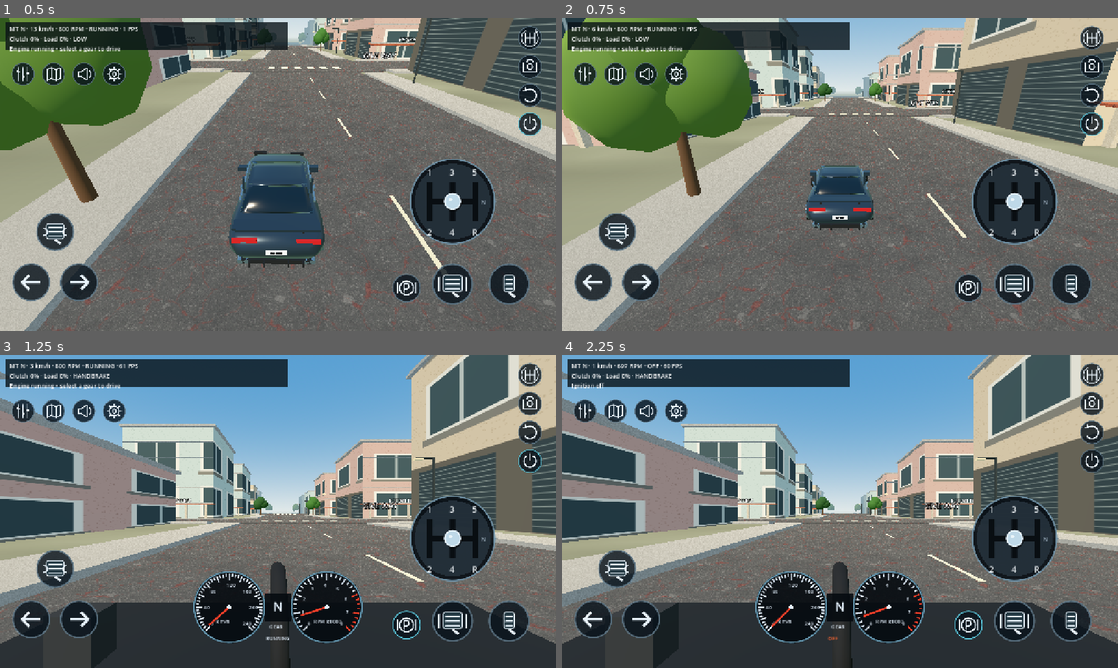
Above: before the commit, frames 1-4 (two rows, left to right).
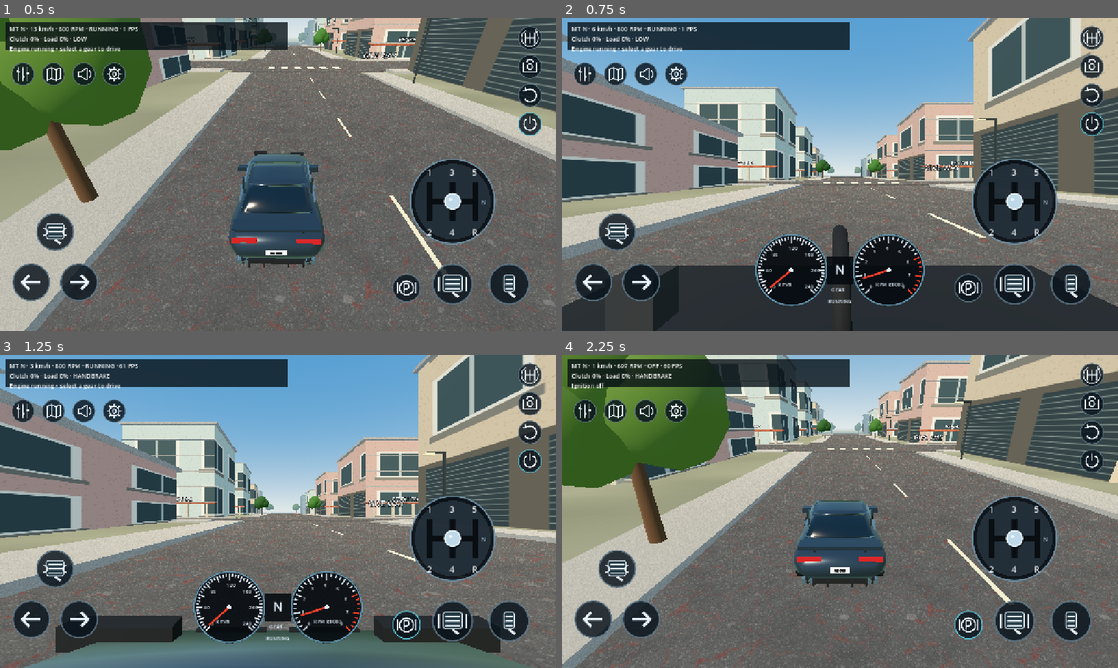
Above: after the commit, the same moments.

Repository: Mhd-Azeem/WebToApp
Game: Godot game, scene res://scenes/main.tscn
Same seed, same stepped clock (60 frames per second), same inputs: the game is played once before the commit and once after it.
Inputs (mouse positions are in pixels of both pictures, inside the frame that each line leads up to):
- Up to frame 1 (0.5 s): no input
- Up to frame 2 (0.75 s): tap Enter at 0.5 s; move the mouse to (962, 158) at 0.52 s; hold D from 0.53 s (still down); hold C from 0.53 s (still down); click (962, 158) at 0.67 s
- Up to frame 3 (1.25 s): keep holding D; keep holding C; tap Space at 0.77 s; tap V at 0.8 s
- Up to frame 4 (2.25 s): release D at 1.25 s; release C at 1.25 s; drag from (728, 527) to (812, 574) at 1.27 s; move the mouse to (895, 442) at 2.02 s; hold D from 2.03 s (still down); hold C from 2.03 s (still down); tap E at 2.1 s

Frame 1 is identical in both runs. In frame 2, 75% of the frame differs, in the area x 0-100%, y 0-100%; in frame 3, 27%; in frame 4, 75%.

Commit message:
Add Windows cockpit interior, PC keyboard controls and accessible transmission/settings buttons

Diff:
--- a/az-car-3d/scripts/main.gd
+++ b/az-car-3d/scripts/main.gd
@@ -17,6 +17,8 @@
 var settings: PanelContainer
 var rear_view: Node
 var pedals := {}
+var desktop_mode := false
+var desktop_help: Label
 
 func _ready() -> void:
 	var world := Node3D.new()
@@ -86,6 +88,7 @@
 	wheel.material_override=G.material("",Color(0.045,0.045,0.05))
 	interior.add_child(wheel)
 	G.box(interior,Vector3(-0.57,-0.4,-0.68),Vector3(0.13,0.23,0.1),G.material("",Color(0.13,0.14,0.15)))
+	_build_desktop_cockpit()
 	interior.visible=false
 	_hud()
 	traffic.set_enabled(settings.traffic_toggle.button_pressed)
@@ -146,6 +149,11 @@
 	_touch(layer,Vector2(94,100),Vector2(58,58),"regions")
 	_touch(layer,Vector2(164,100),Vector2(58,58),"horn")
 	_touch(layer,Vector2(234,100),Vector2(58,58),"settings")
+	if desktop_mode:
+		for button in touch_buttons: button.visible=false
+		for pedal in pedals.values(): pedal.visible=false
+		shifter.visible=false
+		_desktop_controls(layer)
 	# Settings stays above all driving overlays when opened.
 	layer.move_child(settings,layer.get_child_count()-1)
 
@@ -243,9 +251,10 @@
 	if event is InputEventKey and event.pressed and not event.echo:
 		var t = car.transmission
 		if event.keycode==KEY_M: t.toggle(car.signed_speed)
-		elif event.keycode==KEY_V: camera_mode=(camera_mode+1)%3
+		elif event.keycode==KEY_C or event.keycode==KEY_V: camera_mode=(camera_mode+1)%3
 		elif event.keycode==KEY_E: t.start_stop()
 		elif event.keycode==KEY_SPACE: car.handbrake=1-car.handbrake
+		elif event.keycode==KEY_ESCAPE: settings.visible=not settings.visible
 		elif event.keycode==KEY_P: t.select("P",car.signed_speed,float(Input.is_key_pressed(KEY_S)))
 		elif event.keycode==KEY_R:
 			if t.mode==0: t.shift(-1,car.signed_speed)
@@ -283,9 +292,9 @@
 	var lug := clampf((car.transmission.config.idle_rpm-t.rpm)/300,0,1) if t.running else 0.0
 	camera.global_position+=car.global_basis.y*sin(t.engine.clock*70)*lug*0.012
 	hud.text="%s · %d km/h · %d RPM · %s · %d FPS\nClutch %d%% · Load %d%% · %s\n%s" % [t.display(),roundi(car.linear_velo …(216 unchanged characters)…
-	shifter.visible=t.mode==0
+	shifter.visible=t.mode==0 and not desktop_mode
 	if t.mode!=0 and pedals.clutch.visible: pedals.clutch.cancel()
-	pedals.clutch.visible=t.mode==0
+	pedals.clutch.visible=t.mode==0 and not desktop_mode
 	settings.transmission_selector.select(t.mode)
 	for button in touch_buttons:
 		var id: String=button.get_meta("id")
@@ -311,3 +320,47 @@
 		for pedal in pedals.values(): pedal.cancel()
 		get_tree().paused=true
 	elif what==NOTIFICATION_APPLICATION_FOCUS_IN: get_tree().paused=false
+
+
+func _desktop_controls(layer: CanvasLayer) -> void:
+	var bar := HBoxContainer.new()
+	bar.set_anchors_preset(Control.PRESET_TOP_RIGHT)
+	bar.position=Vector2(865,14)
+	layer.add_child(bar)
+	var transmission_button := Button.new()
+	transmission_button.text="Manual / Automatic (M)"
+	bar.add_child(transmission_button)
+	transmission_button.pressed.connect(func():
+		if car.transmission.toggle(car.signed_speed):
+			settings._save("automatic",car.transmission.mode==1)
+		settings.transmission_selector.select(car.transmission.mode))
+	var settings_button := Button.new()
+	settings_button.text="Settings (Esc)"
+	bar.add_child(settings_button)
+	settings_button.pressed.connect(func(): settings.visible=not settings.visible)
+	desktop_help=Label.new()
+	desktop_help.position=Vector2(18,682)
+	desktop_help.add_theme_font_size_override("font_size",13)
+	desktop_help.add_theme_color_override("font_color",Color(0.94,0.97,1))
+	layer.add_child(desktop_help)
+
+func _build_desktop_cockpit() -> void:
+	if not desktop_mode: return
+	var dark := G.material("",Color(0.045,0.052,0.065))
+	var trim := G.material("",Color(0.23,0.26,0.29))
+	var leather := G.material("",Color(0.08,0.085,0.09))
+	# Camera-space interior: dashboard, windshield surround, door panels and center stack.
+	G.box(interior,Vector3(0,-0.55,-1.05),Vector3(2.8,0.28,0.72),dark)
+	G.box(interior,Vector3(0,-0.38,-1.24),Vector3(2.8,0.045,0.18),trim)
+	G.box(interior,Vector3(-1.26,0.22,-1.05),Vector3(0.14,1.55,0.19),dark)
+	G.box(interior,Vector3(1.26,0.22,-1.05),Vector3(0.14,1.55,0.19),dark)
+	G.box(interior,Vector3(0,0.97,-1.06),Vector3(2.5,0.13,0.22),dark)
+	G.box(interior,Vector3(-1.04,-0.61,-0.59),Vector3(0.52,0.46,0.68),leather)
+	G.box(interior,Vector3(1.04,-0.61,-0.59),Vector3(0.52,0.46,0.68),leather)
+	G.box(interior,Vector3(0.80,-0.52,-0.74),Vector3(0.55,0.39,0.11),trim)
+	G.box(interior,Vector3(0.80,-0.52,-0.67),Vector3(0.47,0.31,0.025),dark)
+	G.box(interior,Vector3(0,-0.32,-0.63),Vector3(0.27,0.22,0.10),leather)
+	for x in [-0.31,0.31]:
+		G.box(interior,Vector3(x,-0.34,-0.64),Vector3(0.31,0.055,0.06),trim)
+	for x in [-0.88,0.88]:
+		G.box(interior,Vector3(x,-0.42,-0.72),Vector3(0.36,0.10,0.09),trim)
